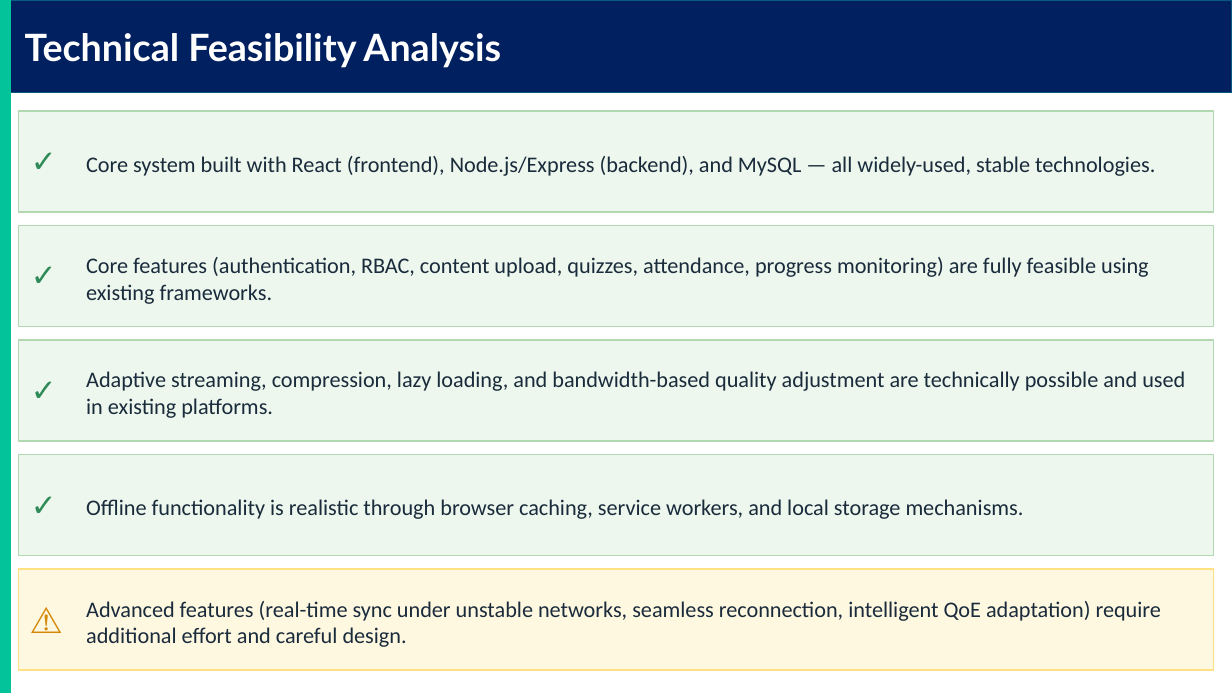
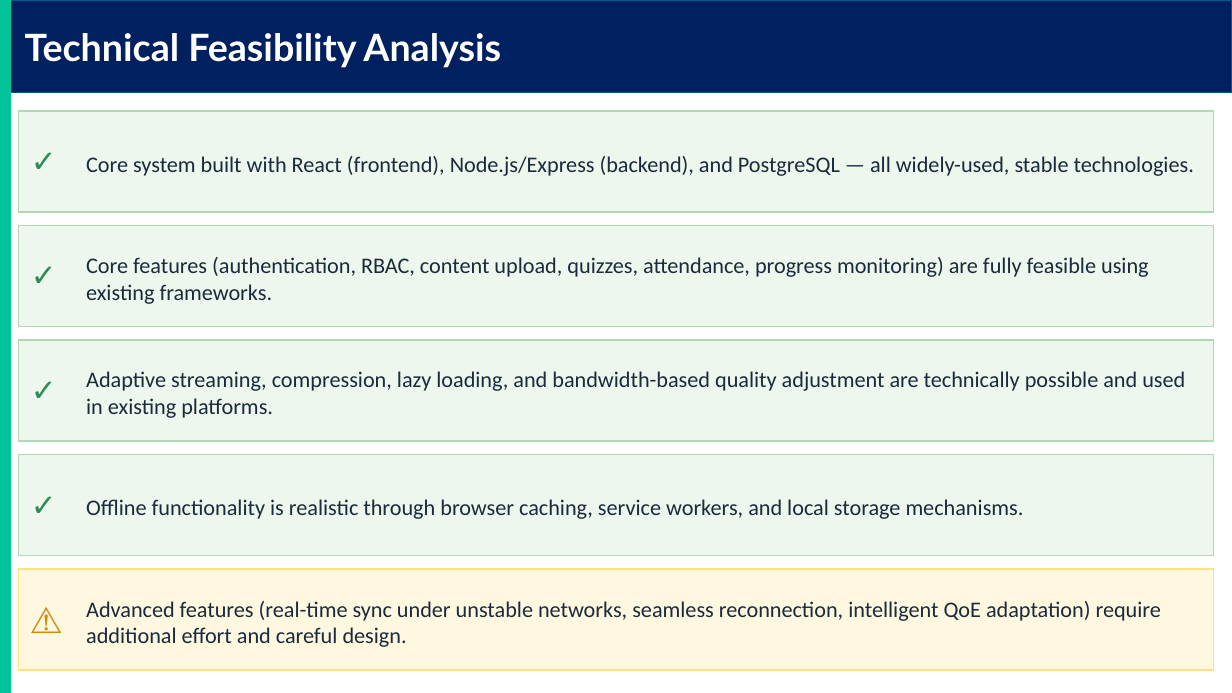
Before and after one commit to Kelben-ui/Group-15, a slide deck: slide 14 of Task 3/CEF440 Group15 Task3 Presentation.pptx. Drawn at 1232x693 pixels with LibreOffice and Linux fonts; fonts in the diff are those of the drawing. Boxes give left, top, right and bottom in pixels: in the first picture for what was removed or moved away, otherwise in the second. Text is boxed around its words. In the diff, an @@ line names an element or a change of style, - is before the commit and + after.

Commit message:
Added the frontend implementation

```diff
--- a/Task 3/CEF440 Group15 Task3 Presentation.pptx
+++ b/Task 3/CEF440 Group15 Task3 Presentation.pptx
@@ text at [86,156,1194,176]: text changed @@
-Core system built with React (frontend), Node.js/Express (backend), and MySQL — all widely-used, stable technologies.
+Core system built with React (frontend), Node.js/Express (backend), and PostgreSQL — all widely-used, stable technologies.
```
Also in this commit, not shown: 1 other slide changed, 44 other files.
